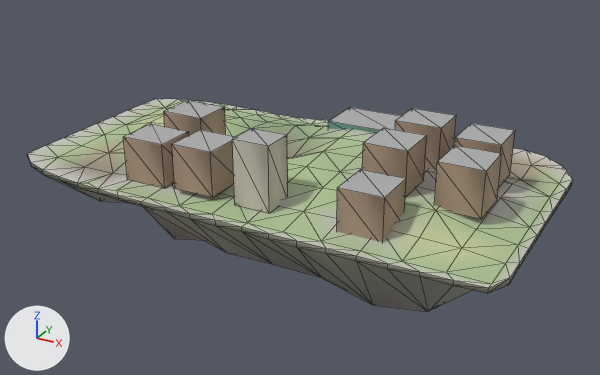
A saved change to the glTF model godot_project/remake/sky/islands/SKY-017.lod1.glb.
Both versions are drawn from a camera (50 mm lens) standing at (123.9, -225.4, 105.4) and looking at (-1.5, 2.6, -8.6). The axes (+X, +Y, +Z) are drawn at lower left. The lights are the same throughout. The first picture is the older version. Mesh edges are drawn as thin lines. Vertices at exactly the same position are counted once.

The first picture shows 'buildings', 'deck', 'rock'.
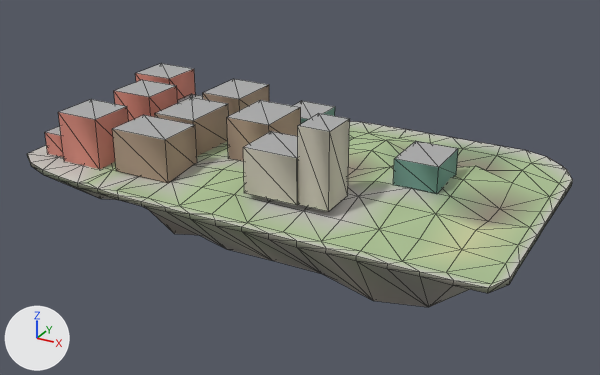
Where the change shows, as pixel boxes (x1, y1, x2, y2) in the pictures (600 x 375 px; the box of a moved part takes in the faces that stretch with it):
'deck', reshaped, recoloured
    before: (27, 99, 573, 288)
    after: (27, 122, 573, 288)
'buildings', reshaped
    before: (124, 100, 515, 242)
    after: (45, 64, 458, 212)
part 1 of me_deck, moved or reshaped
    before: (43, 107, 559, 248)
    after: (43, 122, 559, 249)
part 2 of me_deck, recoloured
    before: (44, 99, 552, 251)
    after: (44, 122, 552, 251)
part 3 of me_buildings, moved or reshaped
    before: (232, 128, 288, 214)
    after: (298, 113, 350, 212)
part 4 of me_buildings, moved or reshaped
    before: (172, 130, 235, 198)
    after: (243, 131, 298, 205)
part 5 of me_buildings, moved or reshaped
    before: (164, 100, 226, 135)
    after: (227, 100, 301, 161)
part 6 of me_buildings, moved or reshaped
    before: (362, 128, 427, 198)
    after: (393, 141, 458, 194)
part 7 of me_buildings, moved or reshaped
    before: (328, 107, 401, 133)
    after: (294, 101, 335, 124)
part 8 of me_buildings, moved or reshaped
    before: (124, 124, 189, 188)
    after: (114, 80, 178, 121)
part 9 of me_buildings, moved or reshaped (not visible afterwards)
    before: (395, 108, 456, 171)
part 10 of me_buildings, moved or reshaped
    before: (337, 169, 406, 242)
    after: (112, 115, 197, 183)
part 11 of me_buildings, moved or reshaped
    before: (455, 123, 515, 188)
    after: (135, 64, 195, 100)
part 12 of me_buildings, moved or reshaped (mostly hidden afterwards)
    before: (434, 145, 502, 219)
    after: (178, 94, 203, 103)
part 13 of me_buildings, added
    after: (203, 79, 269, 116)
part 14 of me_buildings, added
    after: (155, 97, 229, 156)
part 15 of me_buildings, added (brown)
    after: (58, 99, 129, 169)
part 16 of me_buildings, added (brown)
    after: (45, 126, 64, 157)

The change, as a list of edits to the scene's bpy script:
```text
Change me_deck:
    remove me_deck.from_pydata(...)  # 166 vertices, 273 faces; spans x -89.0..82.0, y -47.0..52.0, z -2.0..7.0
    add me_deck.from_pydata(...)  # 166 vertices, 273 faces; spans x -89.0..82.0, y -47.0..52.0, z -2.0..6.0
    me_deck part 1: 60 of 166 vertices moved; they spanned x -77.0..67.0, y -32.0..40.0, z -2.0..7.0 and now span x -77.0..67.0, y -32.0..40.0, z -2.0..5.0; mean shift (0.0, 0.0, -2.0); largest move (31.0, 28.0, 7.0) -> (31.0, 28.0, 0.0)
    me_deck part 2: 204 faces centred in x -85.0..75.0, y -41.0..48.0, z -1.0..7.0 are repainted in the vertex colours, in many colours
Change me_buildings:
    remove me_buildings.from_pydata(...)  # 80 vertices, 100 faces; spans x -43.3..67.3, y -38.1..43.2, z -0.4..21.7
    add me_buildings.from_pydata(...)  # 112 vertices, 140 faces; spans x -83.1..50.8, y -33.6..37.2, z -0.4..27.9
    me_buildings part 3: the loose piece of 8 vertices spanning x -1.9..10.1, y -37.1..-26.1, z 0.7..21.7 is scaled about its middle by (0.833, 1.14, 1.15), then moved by (18.4, 4.7, 4.6)
    me_buildings part 4: the loose piece of 8 vertices spanning x -23.2..-9.2, y -37.9..-22.9, z 1.9..16.5 is scaled about its middle by (1.29, 1.07, 1), then moved by (24.7, 4.8, 1.7)
    me_buildings part 5: the loose piece of 8 vertices spanning x -43.3..-28.3, y -15.6..-1.6, z 2.6..17.2 is scaled about its middle by (1.07, 1.5, 1), then moved by (22.1, 8.9, -0.1)
    me_buildings part 6: the loose piece of 8 vertices spanning x 30.4..44.4, y -17.2..-2.2, z 5.4..20.0 is scaled about its middle by (1, 1.17, 0.589), then moved by (6.5, 10.0, -3.8)
    me_buildings part 7: the loose piece of 8 vertices spanning x -2.4..23.6, y 25.2..43.2, z -0.4..8.2 is scaled about its middle by (0.538, 0.972, 1), then moved by (-23.3, -5.7, 1.5)
    me_buildings part 8: the loose piece of 8 vertices spanning x -43.3..-28.3, y -36.4..-22.4, z 0.3..14.9 is scaled about its middle by (1.07, 1.14, 1.22), then moved by (-29.2, 31.7, 0.8)
    me_buildings part 9: the loose piece of 8 vertices spanning x 31.0..46.0, y 5.6..19.6, z 5.4..20.0 is scaled about its middle by (0.667, 0.893, 0.562), then moved by (-116.5, -9.6, -9.0)
    me_buildings part 10: the loose piece of 8 vertices spanning x 32.6..46.6, y -38.1..-23.1, z -0.4..14.1 is scaled about its middle by (1.5, 1.07, 1), then moved by (-79.2, 5.0, 1.3)
    me_buildings part 11: the loose piece of 8 vertices spanning x 51.1..65.1, y 4.5..19.5, z 3.6..18.2 is scaled about its middle by (1.14, 1.07, 1.22), then moved by (-130.9, 12.0, -2.5)
    me_buildings part 12: the loose piece of 8 vertices spanning x 53.3..67.3, y -17.2..-2.2, z 3.8..18.4 is scaled about its middle by (0.714, 0.833, 0.562), then moved by (-120.1, 33.0, -7.4)
    me_buildings part 13: the loose piece of 8 vertices spanning x -43.3..-28.3, y -15.6..-1.6, z 2.6..17.2 is copied, and the copy is scaled about its middle by (1.07, 1.5, 1), then moved by (-5.8, 34.8, -3.0); it spans x -49.7..-33.6, y 15.8..36.8, z -0.4..14.2
    me_buildings part 14: the loose piece of 8 vertices spanning x -43.3..-28.3, y -15.6..-1.6, z 2.6..17.2 is copied, and the copy is scaled about its middle by (1.07, 1.5, 1), then moved by (-5.8, 6.7, -2.6); it spans x -49.7..-33.6, y -12.4..8.6, z -0.1..14.5
    me_buildings part 15: the loose piece of 8 vertices spanning x -43.3..-28.3, y -36.4..-22.4, z 0.3..14.9 is copied, and the copy is scaled about its middle by (1.07, 1.14, 1.22), then moved by (-29.2, 3.8, 0.9); it spans x -73.1..-57.0, y -33.6..-17.6, z -0.4..17.4
    me_buildings part 16: the loose piece of 8 vertices spanning x -43.3..-28.3, y -36.4..-22.4, z 0.3..14.9 is copied, and the copy is scaled about its middle by (0.667, 0.893, 0.562), then moved by (-42.2, 4.5, -3.9); it spans x -83.1..-73.1, y -31.1..-18.6, z -0.4..7.8
```
